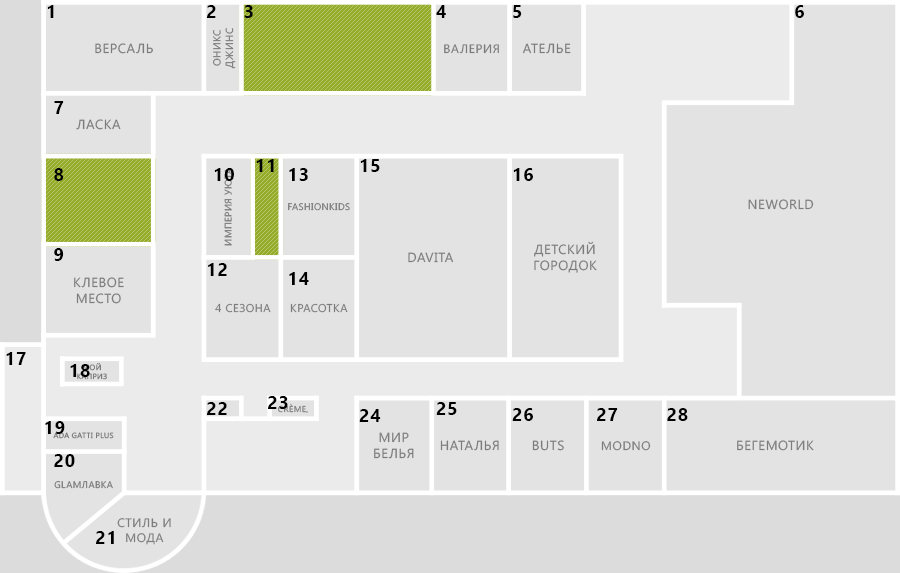
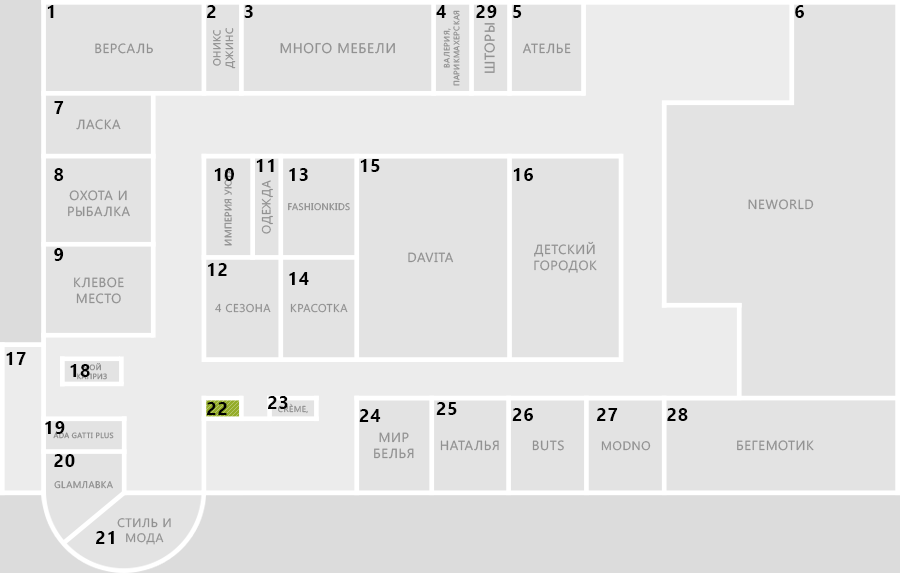
Before/after of a 900 × 573 layered artwork. What changed in the layer stack:
removed layer "Мир белья" from group "кор" over left=374, top=432, right=414, bottom=459
removed layer "NeWorld" from group "кор" over left=748, top=199, right=813, bottom=210
removed layer "Бегемотик" from group "кор" over left=737, top=440, right=814, bottom=451
removed layer "Детский городок" from group "кор" over left=534, top=242, right=597, bottom=273
removed layer "Оникс Джинс" from group "кор" over left=213, top=28, right=235, bottom=68
removed layer "Клевое место" from group "кор" over left=74, top=277, right=124, bottom=304
removed layer "Стиль и мода" from group "кор" over left=117, top=518, right=171, bottom=544
removed group "group2" (53 layers) from group "кор" over left=41, top=4, right=814, bottom=544
removed layer "Эллипс 16" from group "group2" over left=117, top=518, right=171, bottom=544
removed layer "Прямоугольник 51 копия 593" from group "group2" over left=41, top=241, right=156, bottom=247
removed layer "Прямоугольник 51 копия 561" from group "group2" over left=41, top=153, right=156, bottom=159
removed layer "Прямоугольник 51 копия 589" from group "group2" over left=278, top=153, right=284, bottom=260
removed layer "layer4" from group "кор" over left=250, top=153, right=284, bottom=260
removed layer "layer3" from group "кор" over left=41, top=153, right=156, bottom=247
removed layer "layer2" from group "кор" over left=239, top=4, right=436, bottom=96
removed layer "layer" from group "кор" over left=41, top=4, right=795, bottom=488
removed layer "bg" (1st of 2, in "кор") (was 20%) from group "кор" over left=41, top=4, right=814, bottom=544
added layer "Слой 1" in group "кор" over left=53, top=10, right=814, bottom=544
added layer "Слой 2" in group "кор" over left=41, top=4, right=814, bottom=544
added layer "Слой 3" in group "кор" over left=41, top=4, right=814, bottom=544
…and 31 more changes (1 added, 30 removed)
